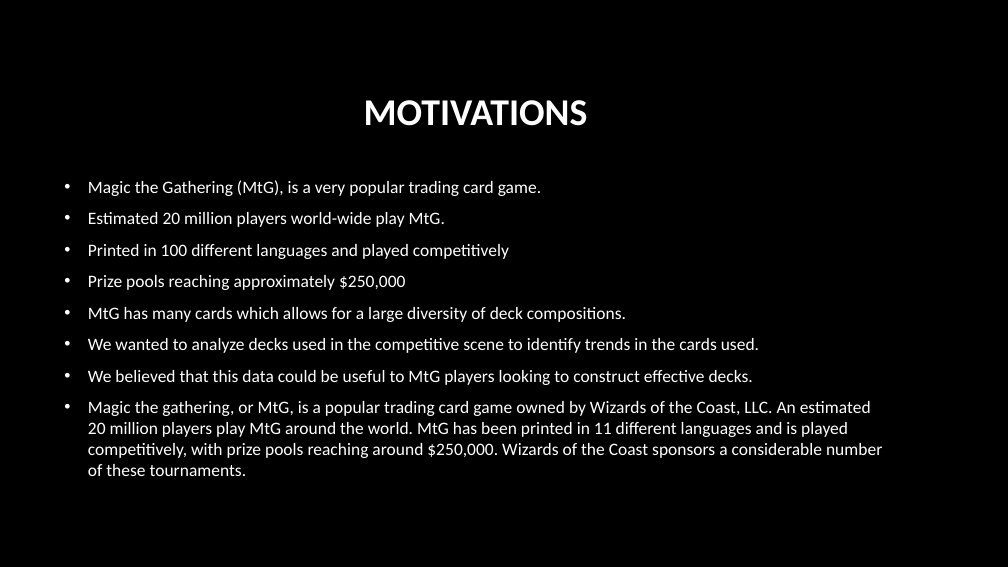
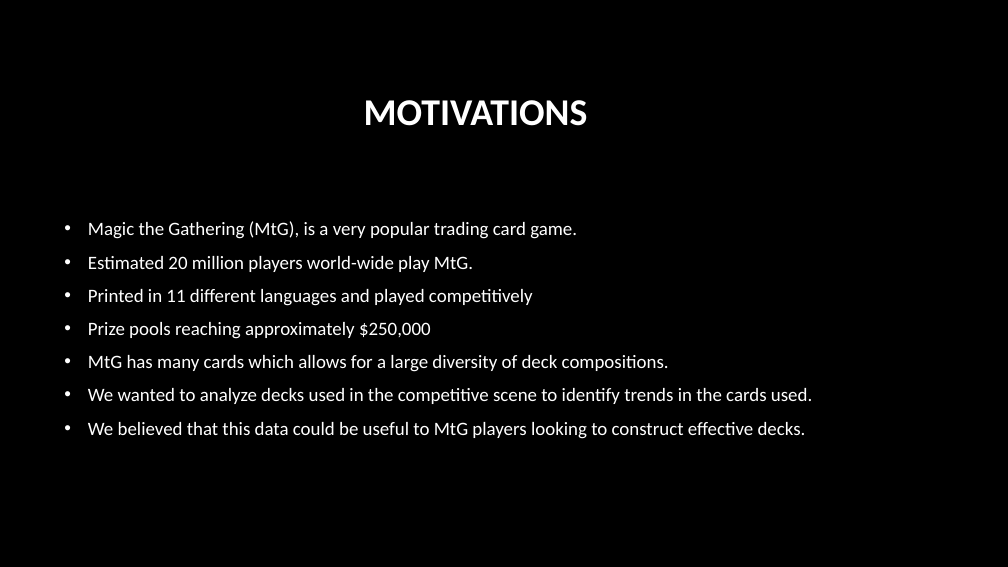
Before and after one commit to jedibob5/CSC4402DBProject, a slide deck: slide 2 of project/presentation/Databases project.pptx. Drawn at 1008x567 pixels with LibreOffice and Linux fonts; fonts in the diff are those of the drawing; background and template pictures are left out. Boxes give left, top, right and bottom in pixels: in the first picture for what was removed or moved away, otherwise in the second. Text is boxed around its words. In the diff, an @@ line names an element or a change of style, - is before the commit and + after.

Commit message:
woops left something in the presentation

```diff
--- a/project/presentation/Databases project.pptx
+++ b/project/presentation/Databases project.pptx
@@ text at [88, 221, 812, 439]: size 16.6 to 18 pt in "Magic the Gathering (MtG), is a very ...", "Estimated 20 million players world-wide play MtG.", "Prize pools reaching approximately $250,000", "MtG has many cards which allows for ..." and 2 more places @@
@@ text at [88, 289, 533, 306]: text changed; size 16.6 to 18 pt @@
-• Printed in 100 different languages and played competitively
+• Printed in 11 different languages and played competitively
@@ text at [88, 401, 882, 476]: paragraph removed @@
-• Magic the gathering, or MtG, is a popular trading card game owned by Wizards of the Coast, LLC. An estimated 20 million players play MtG around the world. MtG has been printed in 11 different languages and is played competitively, with prize pools reaching around $250,000. Wizards of the Coast sponsors a considerable number of these tournaments.
```
